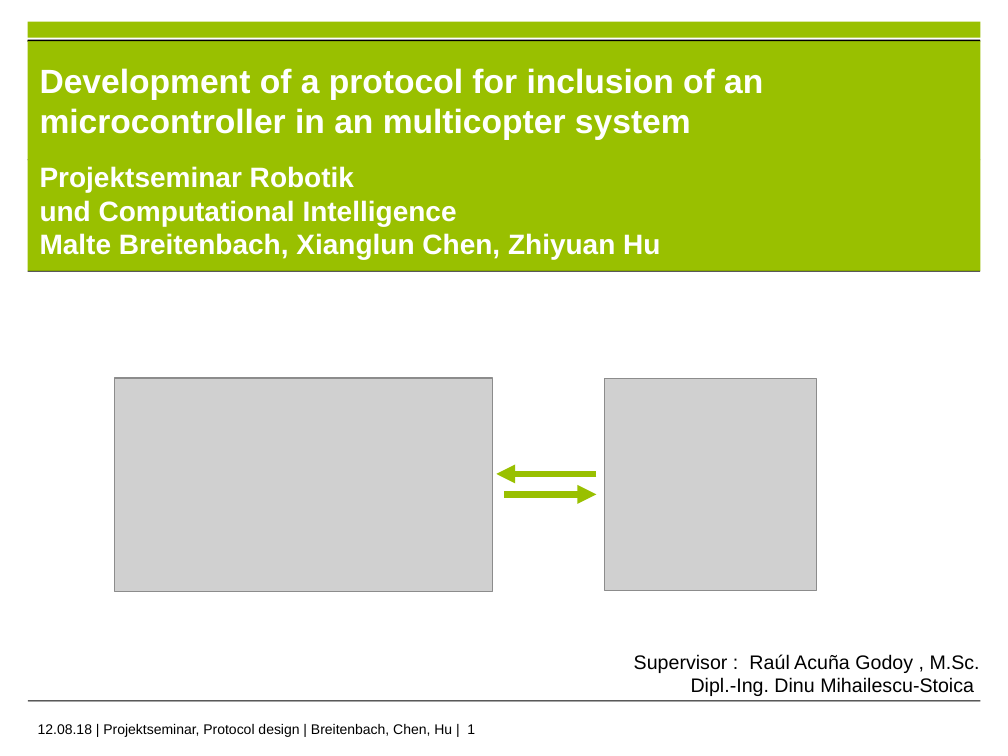
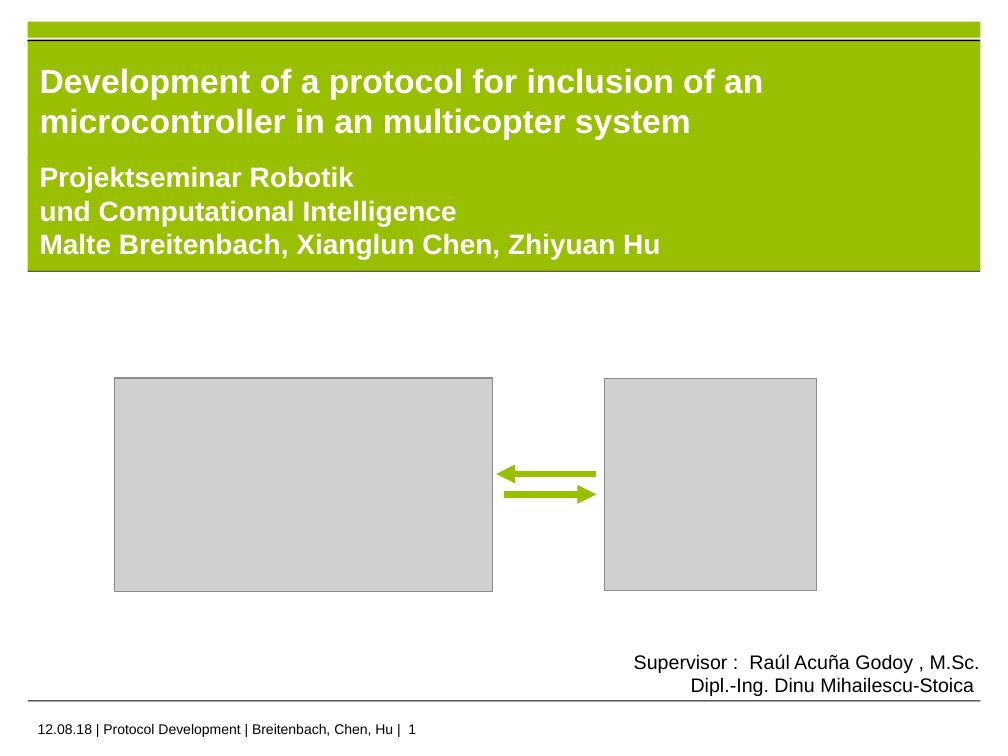
Before and after one commit to im-Kitsch/RMR_sensor_fusion, a slide deck: slide 1 of data/presentation/PS_presentation_FINAL.pptx. Drawn at 1008x756 pixels with LibreOffice and Linux fonts; fonts in the diff are those of the drawing; grey boxes stand for pictures; background and template pictures are left out. Boxes give left, top, right and bottom in pixels: in the first picture for what was removed or moved away, otherwise in the second. Text is boxed around its words. In the diff, an @@ line names an element or a change of style, - is before the commit and + after.

Commit message:
latest version of the protocol pushed

```diff
--- a/data/presentation/PS_presentation_FINAL.pptx
+++ b/data/presentation/PS_presentation_FINAL.pptx
@@ text at <box>38,724,416,737</box>: text changed @@
-12.08.18 | Projektseminar, Protocol design | Breitenbach, Chen, Hu | 1
+12.08.18 | Protocol Development | Breitenbach, Chen, Hu | 1
```
Also in this commit, not shown: 2 other slides changed, 1 other file.
